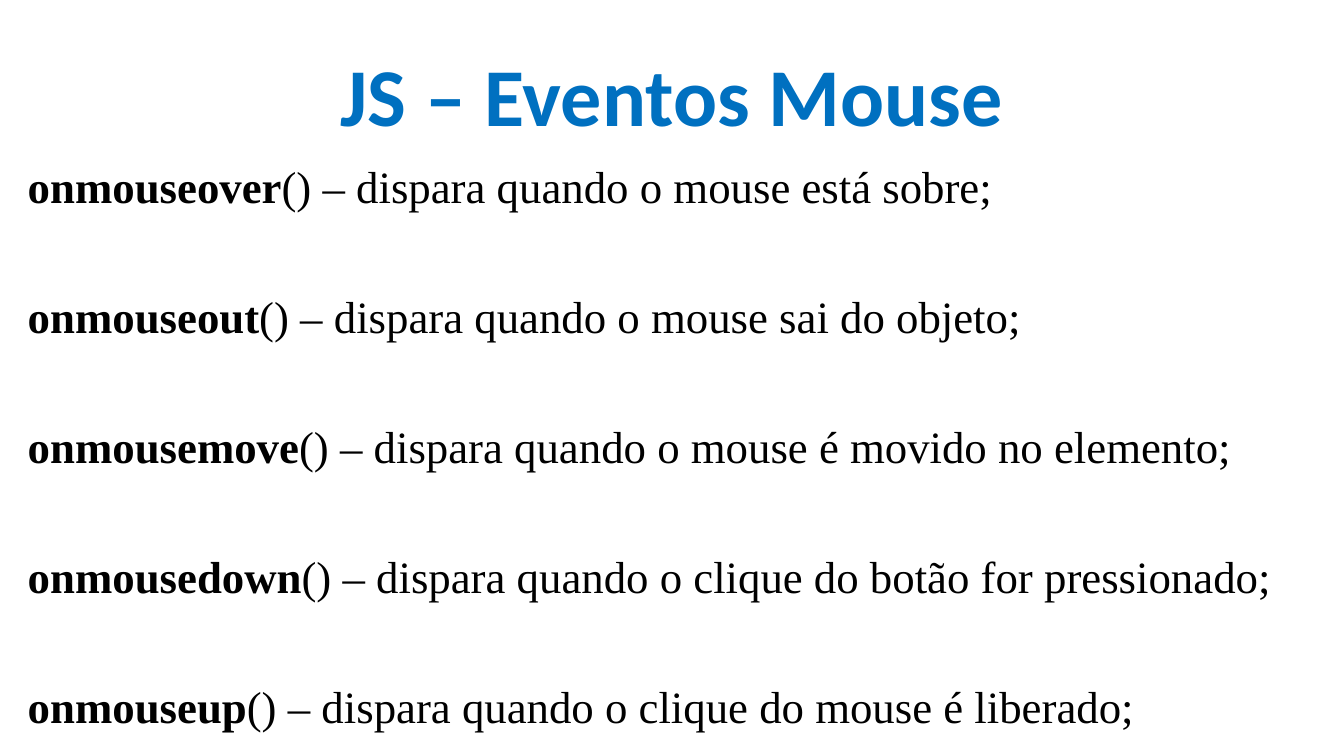
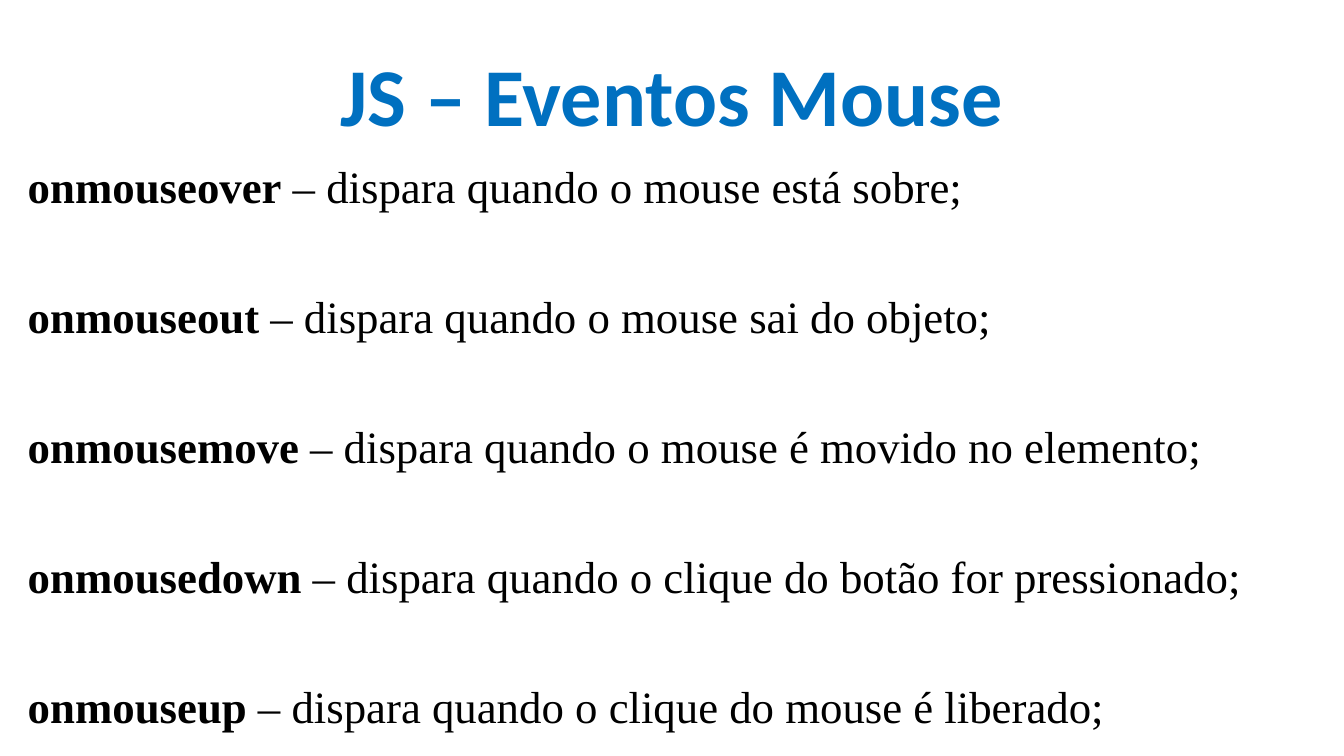
Before and after one commit to CloudEducationBrazil/WydenDesenvolvimentoWebPHP, a slide deck: slide 39 of 01 Classes/Aula 09 Desenvolvimento Web PHP - JS.pptx (slide 37 before the commit). Drawn at 1344x756 pixels with LibreOffice and Linux fonts; fonts in the diff are those of the drawing; background and template pictures are left out. Boxes give left, top, right and bottom in pixels: in the first picture for what was removed or moved away, otherwise in the second. Text is boxed around its words. In the diff, an @@ line names an element or a change of style, - is before the commit and + after.

Commit message:
JS ... ppt

```diff
--- a/01 Classes/Aula 09 Desenvolvimento Web PHP - JS.pptx
+++ b/01 Classes/Aula 09 Desenvolvimento Web PHP - JS.pptx
@@ text at <box>28,171,1240,733</box>: text changed @@
-onmouseover() – dispara quando o mouse está sobre;
-onmouseout() – dispara quando o mouse sai do objeto;
-onmousemove() – dispara quando o mouse é movido no elemento;
-onmousedown() – dispara quando o clique do botão for pressionado;
-onmouseup() – dispara quando o clique do mouse é liberado;
+onmouseover – dispara quando o mouse está sobre;
+onmouseout – dispara quando o mouse sai do objeto;
+onmousemove – dispara quando o mouse é movido no elemento;
+onmousedown – dispara quando o clique do botão for pressionado;
+onmouseup – dispara quando o clique do mouse é liberado;
```
Also in this commit, not shown: 8 other slides changed, 2 slides added, 1 other file.
